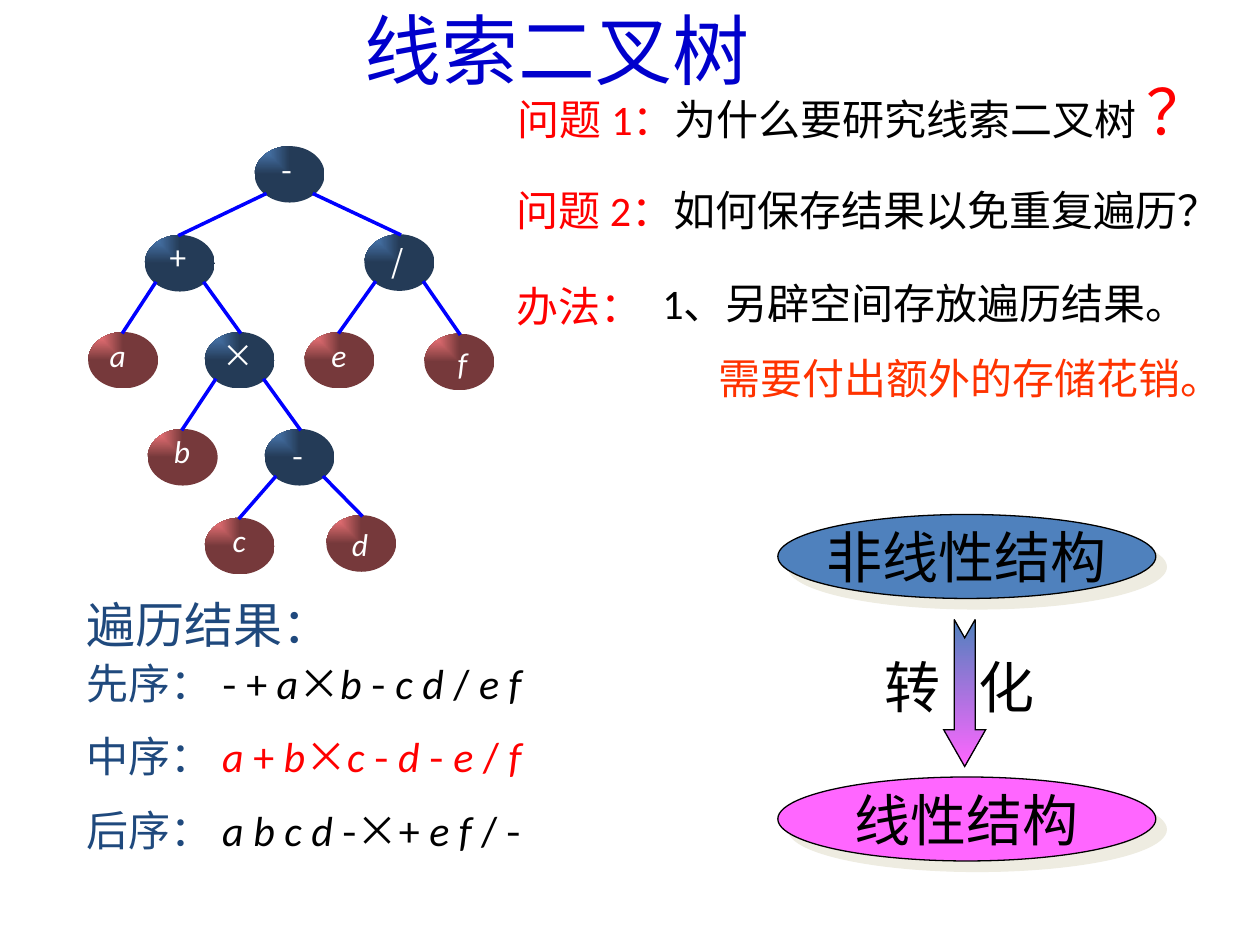
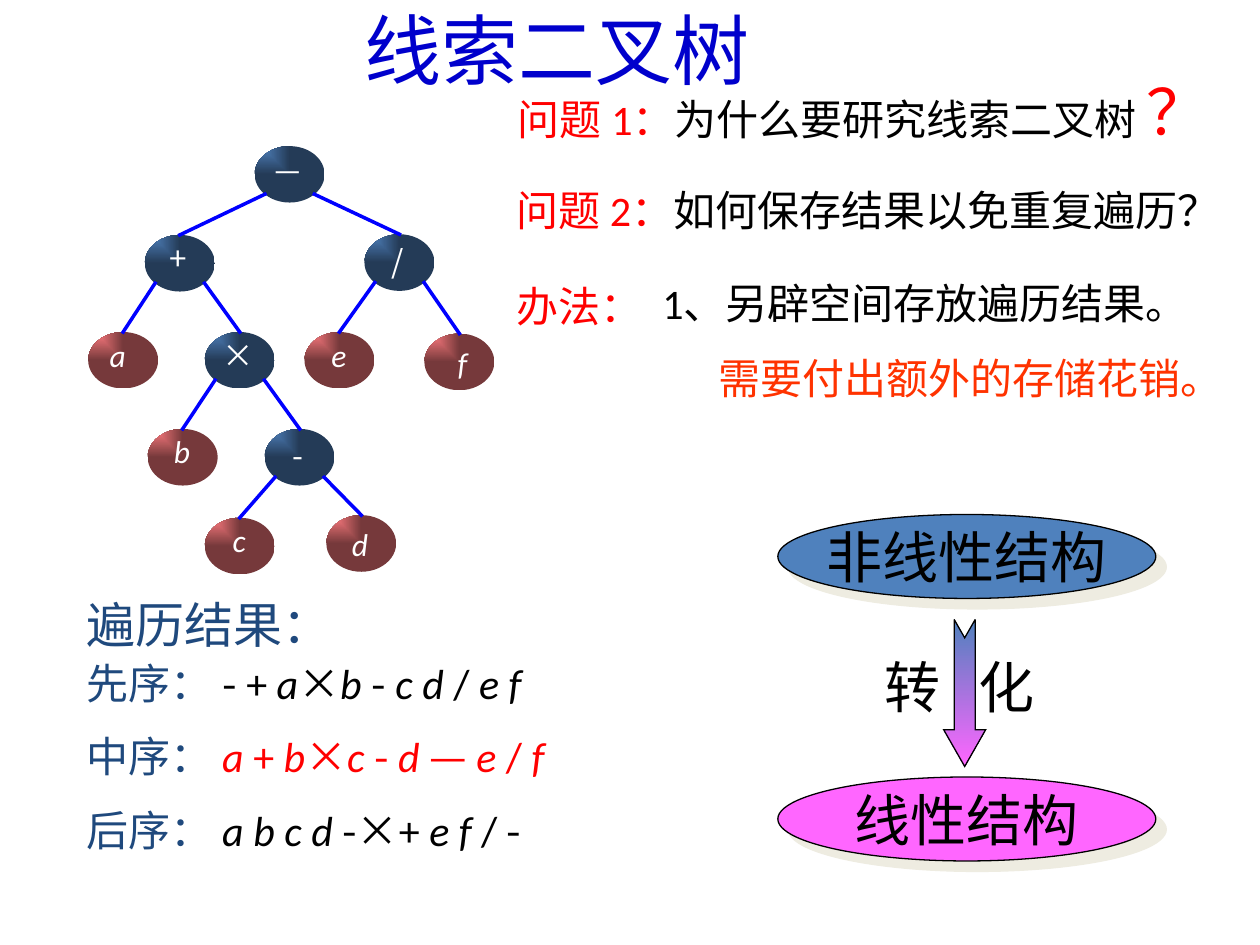
Before and after one commit to Gempittance/Data_Structur_Build, a slide deck: slide 100 of 数据结构PPT/ds6.pptx. Drawn at 1260x945 pixels with LibreOffice and Linux fonts; fonts in the diff are those of the drawing. Boxes give left, top, right and bottom in pixels: in the first picture for what was removed or moved away, otherwise in the second. Text is boxed around its words. In the diff, an @@ line names an element or a change of style, - is before the commit and + after.

```diff
--- a/数据结构PPT/ds6.pptx
+++ b/数据结构PPT/ds6.pptx
@@ text at [261,144,315,194]: text changed; font Noto Sans CJK SC to Calibri @@
--
+—
@@ text at [87,736,545,777]: text changed @@
-中序： a + b×c - d - e / f
+中序： a + b×c - d — e / f
```
Also in this commit, not shown: 55 other slides changed.
